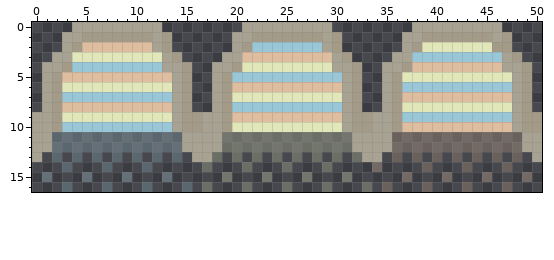
File history of a pixel-art sprite, spiritgate.png. Above is the file before it was changed.
The file is 51x17 pixels.
New version:
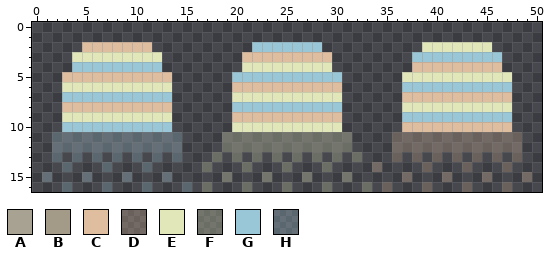
Palette (. is transparent): A #a8a292  B #a39b87  C #dfbd9f  D #e0bd9e4a  E #e2e7ba  F #e3e7ba4a  G #99c7d7  H #accfdc4a
What changed:
@@ x 0..50 @@
- 0 ....AAAAAAAAA........AAAAAAAAA........AAAAAAAAA....
- 1 ...AABBBBBBBAB......AABBBBBBBAB......AABBBBBBBAB...
- 2 ...ABCCCCCCCAB......ABGGGGGGGAB......ABEEEEEEEBB...
- 3 ..AAEEEEEEEEEAB....AACCCCCCCCCAB....AAGGGGGGGGGAB..
- 4 .AABGGGGGGGGGAAB..AABEEEEEEEEEAAB..AABCCCCCCCCCAAB.
- 5 .ABCCCCCCCCCCCAB..ABGGGGGGGGGGGAB..ABEEEEEEEEEEEAB.
- 6 .ABEEEEEEEEEEEAB..ABCCCCCCCCCCCAB..ABGGGGGGGGGGGAB.
- 7 .ABGGGGGGGGGGGAB..ABEEEEEEEEEEEAB..ABCCCCCCCCCCCAB.
- 8 .ABCCCCCCCCCCCAB..ABGGGGGGGGGGGAB..ABEEEEEEEEEEEAB.
- 9 AABEEEEEEEEEEEABBAABCCCCCCCCCCCABBAABGGGGGGGGGGGABB
-10 AABGGGGGGGGGGGABBAABEEEEEEEEEEEABBAABCCCCCCCCCCCABB
-11 AAHHHHHHHHHHHHHAAAAFFFFFFFFFFFFFAAAADDDDDDDDDDDDDAA
-12 AAHHHHHHHHHHHHHAAAAFFFFFFFFFFFFFAAAADDDDDDDDDDDDDAA
-13 A.H.H.H.H.H.H.H.AAF.F.F.F.F.F.F.FAA.D.D.D.D.D.D.D.A
+ 0 ...................................................
+ 1 ...................................................
+ 2 .....CCCCCCC..........GGGGGGG..........EEEEEEE.....
+ 3 ....EEEEEEEEE........CCCCCCCCC........GGGGGGGGG....
+ 4 ....GGGGGGGGG........EEEEEEEEE........CCCCCCCCC....
+ 5 ...CCCCCCCCCCC......GGGGGGGGGGG......EEEEEEEEEEE...
+ 6 ...EEEEEEEEEEE......CCCCCCCCCCC......GGGGGGGGGGG...
+ 7 ...GGGGGGGGGGG......EEEEEEEEEEE......CCCCCCCCCCC...
+ 8 ...CCCCCCCCCCC......GGGGGGGGGGG......EEEEEEEEEEE...
+ 9 ...EEEEEEEEEEE......CCCCCCCCCCC......GGGGGGGGGGG...
+10 ...GGGGGGGGGGG......EEEEEEEEEEE......CCCCCCCCCCC...
+11 ..HHHHHHHHHHHHH....FFFFFFFFFFFFF....DDDDDDDDDDDDD..
+12 ..HHHHHHHHHHHHH....FFFFFFFFFFFFF....DDDDDDDDDDDDD..
+13 ..H.H.H.H.H.H.H...F.F.F.F.F.F.F.F...D.D.D.D.D.D.D..
 14 ...H...H...H.....F...F...F...F....D....D...D...D...
Where, in picture pixels (left, top, right, bottom), the same in both pictures:
erased: (32, 22, 542, 162)
